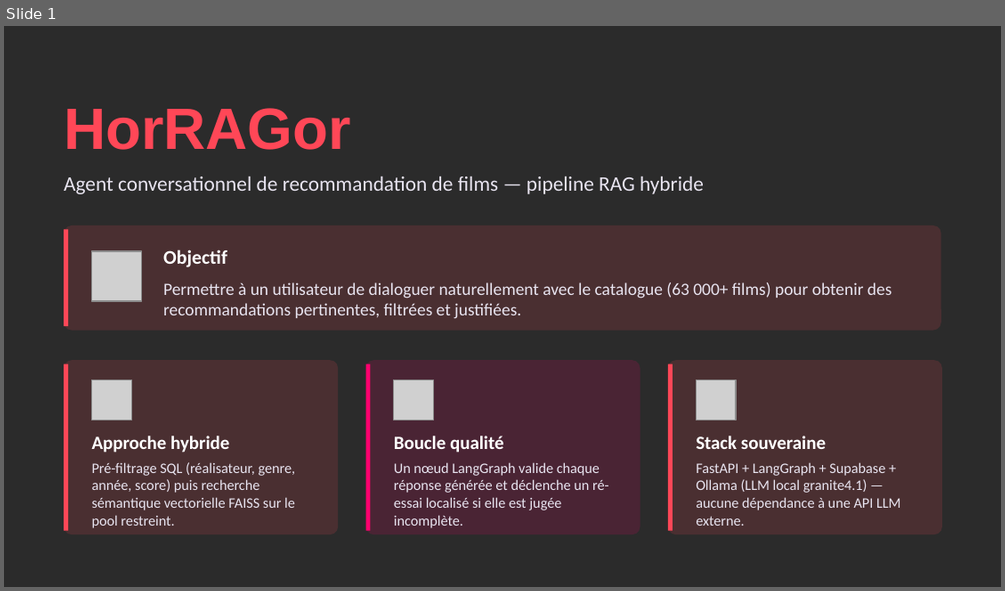
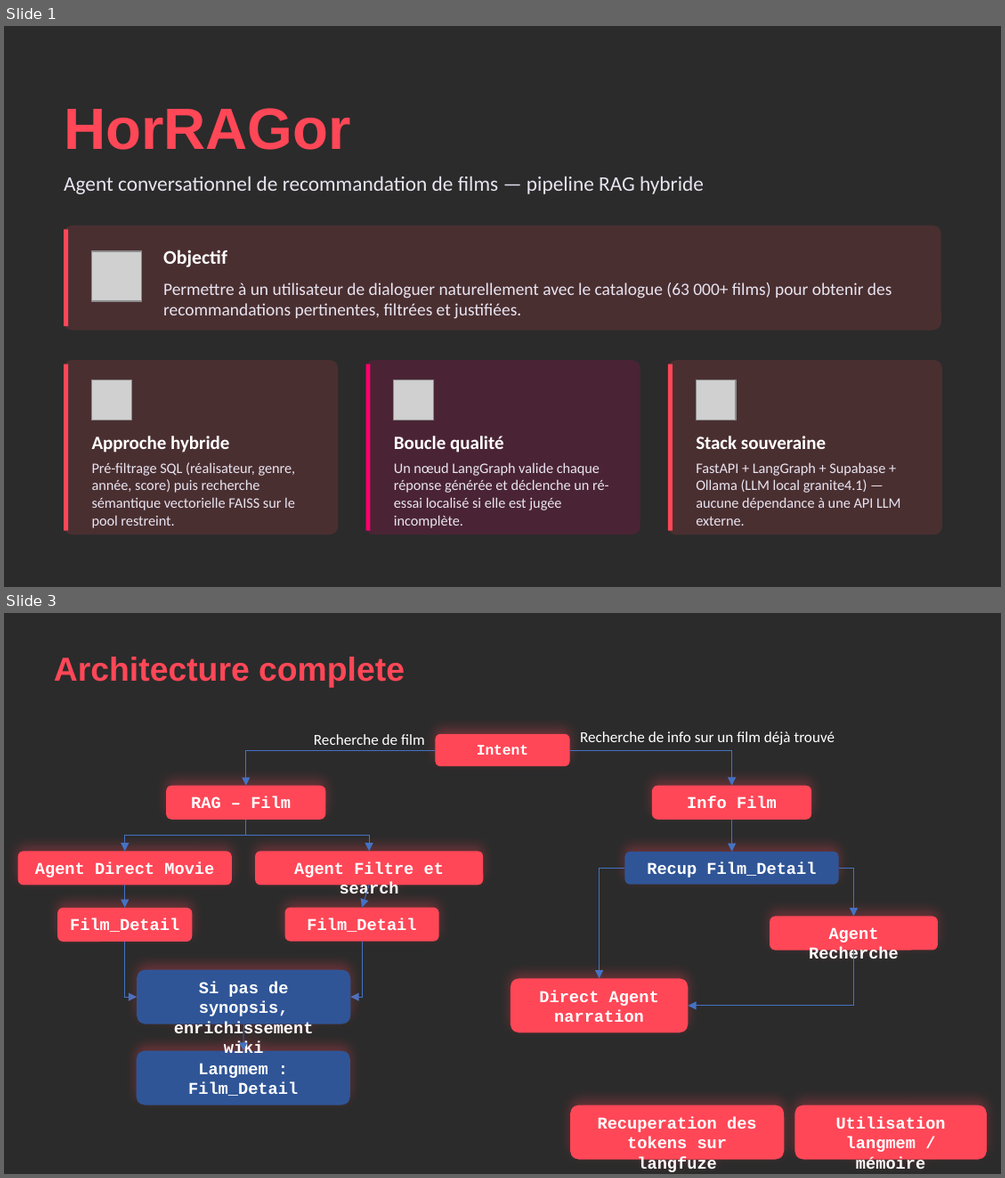
Before and after one commit to Lionel-JOURDHIER/HorRAGor_2, a slide deck: HorRAGor_presentation.pptx. Shown one above the other, each under a label of ours: slide 1 before the commit, slides 1 and 3 after it; the slides between them are not shown. The pictures are 1005x591 and 1005x1178 pixels, drawn with LibreOffice and Linux fonts; fonts in the diff are those of the drawing; grey boxes stand for pictures; background and template pictures are left out; a plain dark background stands for a picture behind light text. Boxes give left, top, right and bottom in pixels: in the first picture for what was removed or moved away, otherwise in the second. Text is boxed around its words. In the diff, an @@ line names an element or a change of style, - is before the commit and + after.

```diff
--- a/HorRAGor_presentation.pptx
+++ b/HorRAGor_presentation.pptx
@@ slide 3 added at <box>4,613,1001,1174</box>, background picture (left out) @@
@@ text added at <box>54,657,404,688</box>, 24 pt, text #FF4757, bold @@
+Architecture complete
@@ text added at <box>314,734,425,745</box>, 11 pt, text #FFFFFF @@
+Recherche de film
@@ rounded rectangle added at <box>436,734,570,766</box>, fill #FF4757, 10.5 pt, text #FFFFFF, bold @@
+Intent
@@ text added at <box>580,731,835,745</box>, 11 pt, text #FFFFFF @@
+Recherche de info sur un film déjà trouvé
@@ elbow arrow added from (436, 751) to (246, 786), #4472C4 0.5 pt @@
@@ elbow arrow added from (569, 751) to (732, 786), #4472C4 0.5 pt @@
@@ rounded rectangle added at <box>167,786,326,819</box>, fill #FF4757, 12 pt, text #FFFFFF, bold @@
+RAG – Film
@@ rounded rectangle added at <box>652,786,811,819</box>, fill #FF4757, 12 pt, text #FFFFFF, bold @@
+Info Film
@@ elbow arrow added from (246, 819) to (125, 852), #4472C4 0.5 pt @@
@@ elbow arrow added from (246, 819) to (369, 852), #4472C4 0.5 pt @@
@@ arrow added from (732, 819) to (732, 852), #4472C4 0.5 pt @@
@@ rounded rectangle added at <box>18,852,231,885</box>, fill #FF4757, 12 pt, text #FFFFFF, bold @@
+Agent Direct Movie
@@ rounded rectangle added at <box>255,852,484,885</box>, fill #FF4757, 12 pt, text #FFFFFF, bold @@
+Agent Filtre et search
@@ rounded rectangle added at <box>625,852,838,884</box>, fill #2F5597, 12 pt, text #FFFFFF, bold @@
+Recup Film_Detail
@@ elbow arrow added from (625, 868) to (599, 978), #4472C4 0.5 pt @@
@@ elbow arrow added from (838, 868) to (853, 916), #4472C4 0.5 pt @@
@@ arrow added from (125, 885) to (125, 907), #4472C4 0.5 pt @@
@@ arrow added from (369, 885) to (362, 907), #4472C4 0.5 pt @@
@@ rounded rectangle added at <box>57,907,193,941</box>, fill #FF4757, 12 pt, text #FFFFFF, bold @@
+Film_Detail
@@ rounded rectangle added at <box>285,907,439,941</box>, fill #FF4757, 12 pt, text #FFFFFF, bold @@
+Film_Detail
@@ rounded rectangle added at <box>769,916,938,950</box>, fill #FF4757, 12 pt, text #FFFFFF, bold @@
+Agent Recherche
@@ elbow arrow added from (125, 941) to (137, 997), #4472C4 0.5 pt @@
@@ elbow arrow added from (362, 941) to (351, 997), #4472C4 0.5 pt @@
@@ elbow arrow added from (853, 950) to (688, 1005), #4472C4 0.5 pt @@
@@ rounded rectangle added at <box>137,970,350,1023</box>, fill #2F5597, 12 pt, text #FFFFFF, bold @@
+Si pas de synopsis, enrichissement wiki
@@ rounded rectangle added at <box>510,978,688,1031</box>, fill #FF4757, 12 pt, text #FFFFFF, bold @@
+Direct Agent narration
@@ arrow added from (243, 1023) to (243, 1051), #4472C4 0.5 pt @@
@@ rounded rectangle added at <box>137,1051,350,1104</box>, fill #2F5597, 12 pt, text #FFFFFF, bold @@
+Langmem : Film_Detail
@@ rounded rectangle added at <box>570,1104,784,1159</box>, fill #FF4757, 12 pt, text #FFFFFF, bold @@
+Recuperation des tokens sur langfuze
@@ rounded rectangle added at <box>794,1104,986,1159</box>, fill #FF4757, 12 pt, text #FFFFFF, bold @@
+Utilisation langmem / mémoire
```
Also in this commit, not shown: 1 slide changed, 6 other slides added, 1 other file.
